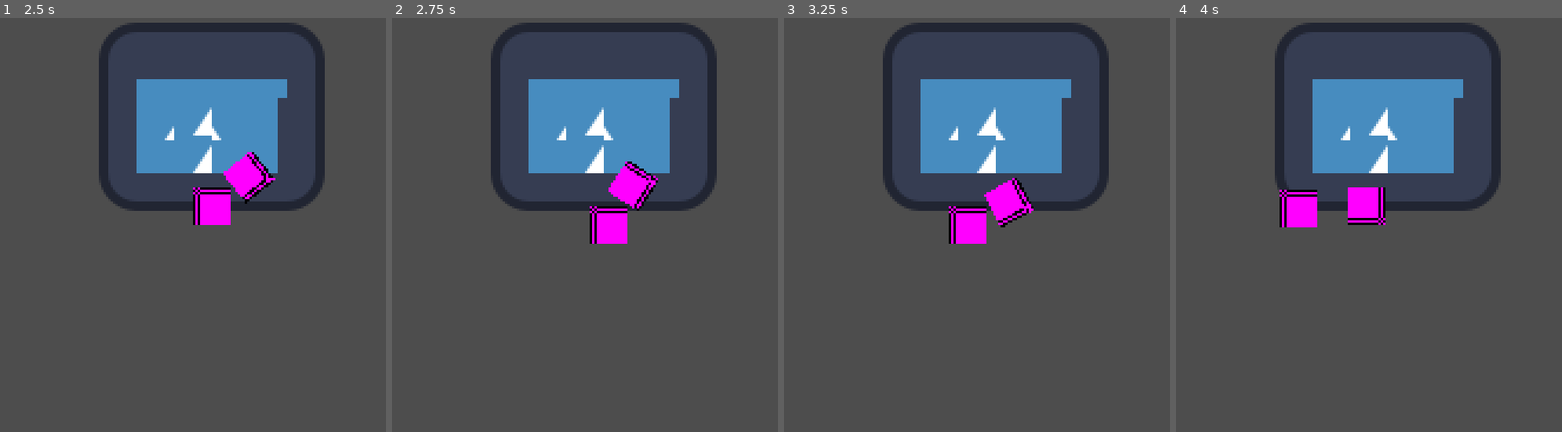
Above: before the commit, frames 1-4 (left to right).
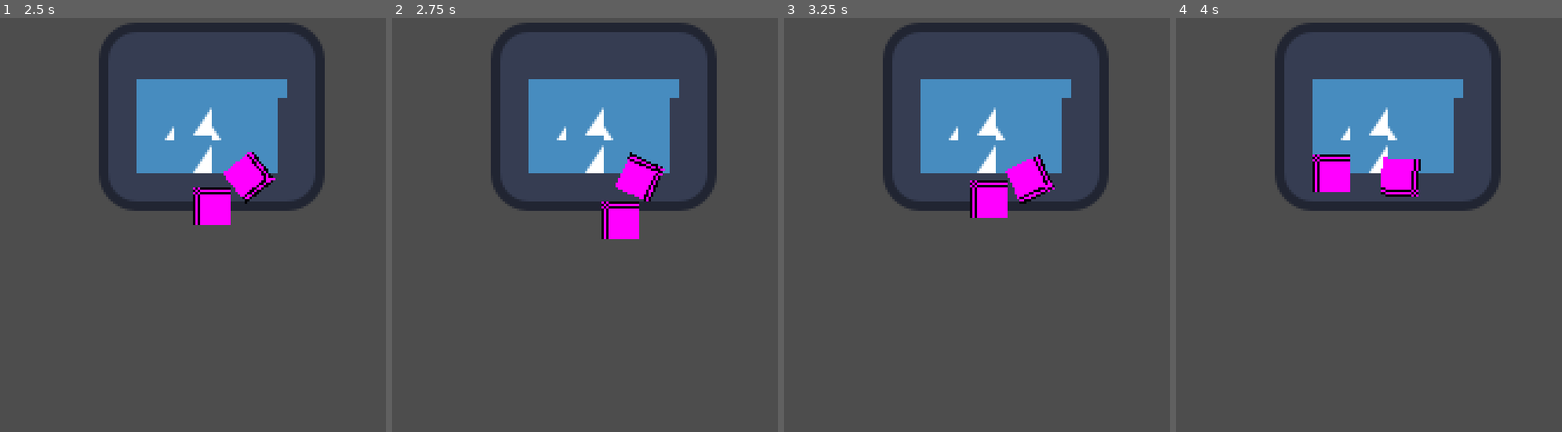
Above: after the commit, the same moments.

Repository: tatemaguire/hungry-havoc
Game: Godot game, scene res://Scenes/level.tscn
The game is run twice, just before and just after one commit, with the same random seed, the same clock (stepped at 60 frames per second) and the same inputs. The engine's default icon, where the game draws it, is replaced by a stand-in: a white triangle on a blue panel in a dark square.
Inputs:
- Up to frame 1 (2.5 s): hold Right (Move Right) 0.53-1.28 s; hold Down (Move Down) 1.28-2.03 s; hold Right (Move Right) from 2.03 s (still down)
- Up to frame 2 (2.75 s): keep holding Right (Move Right)
- Up to frame 3 (3.25 s): release Right (Move Right) at 2.78 s; hold Up (Move Up) from 2.78 s (still down)
- Up to frame 4 (4 s): release Up (Move Up) at 3.53 s; hold Left (Move Left) from 3.53 s (still down)

Frame 1 is identical in both runs. In frame 2, 1.5% of the frame differs, in the area x 51-71%, y 32-55%; in frame 3, 2.4%; in frame 4, 3.5%, in the area x 26-64%, y 32-51%.

Commit message:
health component, hitbox, and attackbox setup

Diff:
--- a/Scenes/enemy.tscn
+++ b/Scenes/enemy.tscn
@@ -1,17 +1,45 @@
 [gd_scene format=3 uid="uid://d4nboreqkvju4"]
 
 [ext_resource type="Script" uid="uid://b1h4sueoncgq1" path="res://Scripts/enemy.gd" id="1_hghv2"]
+[ext_resource type="Script" uid="uid://4wlvoh7b2ibl" path="res://Scripts/attackbox.gd" id="2_1f0kj"]
+[ext_resource type="PackedScene" uid="uid://djr0836ascpkb" path="res://Scenes/health_component.tscn" id="2_afpow"]
 
 [sub_resource type="CircleShape2D" id="CircleShape2D_dfkqw"]
 
 [sub_resource type="PlaceholderTexture2D" id="PlaceholderTexture2D_ne65n"]
 size = Vector2(16, 16)
 
+[sub_resource type="CircleShape2D" id="CircleShape2D_17rro"]
+
+[sub_resource type="CircleShape2D" id="CircleShape2D_71h6k"]
+radius = 12.0
+
 [node name="Enemy" type="CharacterBody2D" unique_id=1042307464]
+collision_layer = 4
+collision_mask = 3
+motion_mode = 1
 script = ExtResource("1_hghv2")
+
+[node name="HealthComponent" parent="." unique_id=1554534961 node_paths=PackedStringArray("hitbox") instance=ExtResource("2_afpow")]
+hitbox = NodePath("../Hitbox")
 
 [node name="CollisionShape2D" type="CollisionShape2D" parent="." unique_id=326747811]
 shape = SubResource("CircleShape2D_dfkqw")
 
 [node name="Sprite2D" type="Sprite2D" parent="." unique_id=1004093366]
 texture = SubResource("PlaceholderTexture2D_ne65n")
+
+[node name="Hitbox" type="Area2D" parent="." unique_id=1519313762]
+collision_layer = 4
+collision_mask = 2
+
+[node name="CollisionShape2D" type="CollisionShape2D" parent="Hitbox" unique_id=1977133008]
+shape = SubResource("CircleShape2D_17rro")
+
+[node name="Attackbox" type="Area2D" parent="." unique_id=1812515979]
+collision_layer = 4
+collision_mask = 2
+script = ExtResource("2_1f0kj")
+
+[node name="CollisionShape2D" type="CollisionShape2D" parent="Attackbox" unique_id=1127025589]
+shape = SubResource("CircleShape2D_71h6k")
--- /dev/null
+++ b/Scenes/health_component.tscn
@@ -0,0 +1,6 @@
+[gd_scene format=3 uid="uid://djr0836ascpkb"]
+
+[ext_resource type="Script" uid="uid://bldt5ysvl8gyp" path="res://Scripts/health_component.gd" id="1_yf5fb"]
+
+[node name="HealthComponent" type="Node2D" unique_id=1554534961]
+script = ExtResource("1_yf5fb")
--- a/Scenes/level.tscn
+++ b/Scenes/level.tscn
@@ -83,7 +83,5 @@
 [node name="Player" parent="." unique_id=127932407 instance=ExtResource("2_k5f4k")]
 position = Vector2(64, 80)
 
-[node name="Enemy" parent="." unique_id=1042307464 node_paths=PackedStringArray("player") instance=ExtResource("3_6phgx")]
+[node name="Enemy" parent="." unique_id=1042307464 instance=ExtResource("3_6phgx")]
 position = Vector2(176, 96)
-player = NodePath("../Player")
-speed = 20.0
--- a/Scenes/player.gd
+++ b/Scenes/player.gd
@@ -9,8 +9,6 @@
 	input_vector.x = Input.get_axis("Move Left", "Move Right")
 	input_vector.y = Input.get_axis("Move Up", "Move Down")
 
-	print(input_vector)
-
 	# Set velocity and apply velocity
 	velocity = input_vector * speed
 	move_and_slide()
--- a/Scenes/player.tscn
+++ b/Scenes/player.tscn
@@ -1,14 +1,22 @@
 [gd_scene format=3 uid="uid://dburpfsjue84o"]
 
 [ext_resource type="Script" uid="uid://ckfi7rmflf3la" path="res://Scenes/player.gd" id="1_cvnsp"]
+[ext_resource type="PackedScene" uid="uid://djr0836ascpkb" path="res://Scenes/health_component.tscn" id="2_cvnsp"]
+[ext_resource type="Script" uid="uid://4wlvoh7b2ibl" path="res://Scripts/attackbox.gd" id="3_6t5aa"]
 
 [sub_resource type="CircleShape2D" id="CircleShape2D_dfkqw"]
 
 [sub_resource type="PlaceholderTexture2D" id="PlaceholderTexture2D_cvnsp"]
 size = Vector2(16, 16)
 
+[sub_resource type="CircleShape2D" id="CircleShape2D_17rro"]
+
+[sub_resource type="CircleShape2D" id="CircleShape2D_cvnsp"]
+radius = 16.0
+
 [node name="Player" type="CharacterBody2D" unique_id=127932407]
 collision_layer = 2
+collision_mask = 5
 motion_mode = 1
 script = ExtResource("1_cvnsp")
 speed = 40.0
@@ -18,3 +26,21 @@
 
 [node name="Sprite2D" type="Sprite2D" parent="." unique_id=383991879]
 texture = SubResource("PlaceholderTexture2D_cvnsp")
+
+[node name="HealthComponent" parent="." unique_id=1554534961 node_paths=PackedStringArray("hitbox") instance=ExtResource("2_cvnsp")]
+hitbox = NodePath("../Hitbox")
+
+[node name="Hitbox" type="Area2D" parent="." unique_id=580459838]
+collision_layer = 2
+collision_mask = 4
+
+[node name="CollisionShape2D" type="CollisionShape2D" parent="Hitbox" unique_id=408714271]
+shape = SubResource("CircleShape2D_17rro")
+
+[node name="Attackbox" type="Area2D" parent="." unique_id=961901364]
+collision_layer = 2
+collision_mask = 4
+script = ExtResource("3_6t5aa")
+
+[node name="CollisionShape2D" type="CollisionShape2D" parent="Attackbox" unique_id=1586766944]
+shape = SubResource("CircleShape2D_cvnsp")
--- /dev/null
+++ b/Scripts/attackbox.gd
@@ -0,0 +1,4 @@
+class_name Hurtbox
+extends Area2D
+
+@export var damage: int = 1
--- a/Scripts/enemy.gd
+++ b/Scripts/enemy.gd
@@ -1,9 +1,10 @@
 class_name Enemy
 extends CharacterBody2D
 
-@export var player: Player
+@onready var player: Player = $"../Player"
 
-@export var speed: float = 10
+@export var speed: float = 20
+
 
 func _physics_process(_delta: float) -> void:
 	look_at(player.global_position)
@@ -12,3 +13,13 @@
 	velocity = Vector2.from_angle(angle) * speed
 
 	move_and_slide()
+	#collision_response()
+#
+#func collision_response() -> void:
+	#var count: int = get_slide_collision_count()
+	#
+	#for i in count:
+		#var collision: KinematicCollision2D = get_slide_collision(i)
+		#var collider: Object = collision.get_collider()
+		#if collider is Player:
+			#collider.
--- /dev/null
+++ b/Scripts/health_component.gd
@@ -0,0 +1,19 @@
+class_name HealthComponent
+extends Node2D
+
+signal damage_taken(damage: int)
+
+
+@export var hitbox: Area2D
+@export var health: int = 10
+
+
+func _ready() -> void:
+	hitbox.area_entered.connect(process_hit)
+
+
+func process_hit(area: Area2D) -> void:
+	if area is Hurtbox:
+		health -= area.damage
+		print(health)
+		damage_taken.emit(area.damage)
--- a/project.godot
+++ b/project.godot
@@ -59,6 +59,7 @@
 
 2d_physics/layer_1="World"
 2d_physics/layer_2="Player"
+2d_physics/layer_3="Enemy"
 
 [physics]
 
Not shown, added: Scripts/attackbox.gd.uid
Not shown, added: Scripts/health_component.gd.uid
